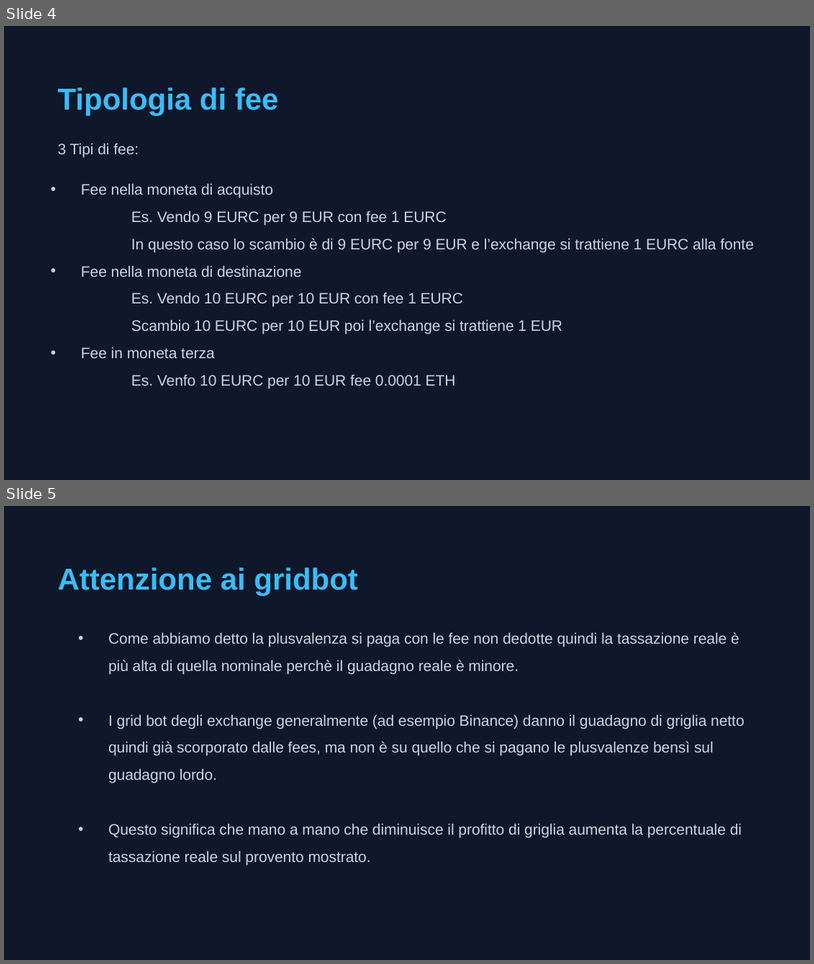
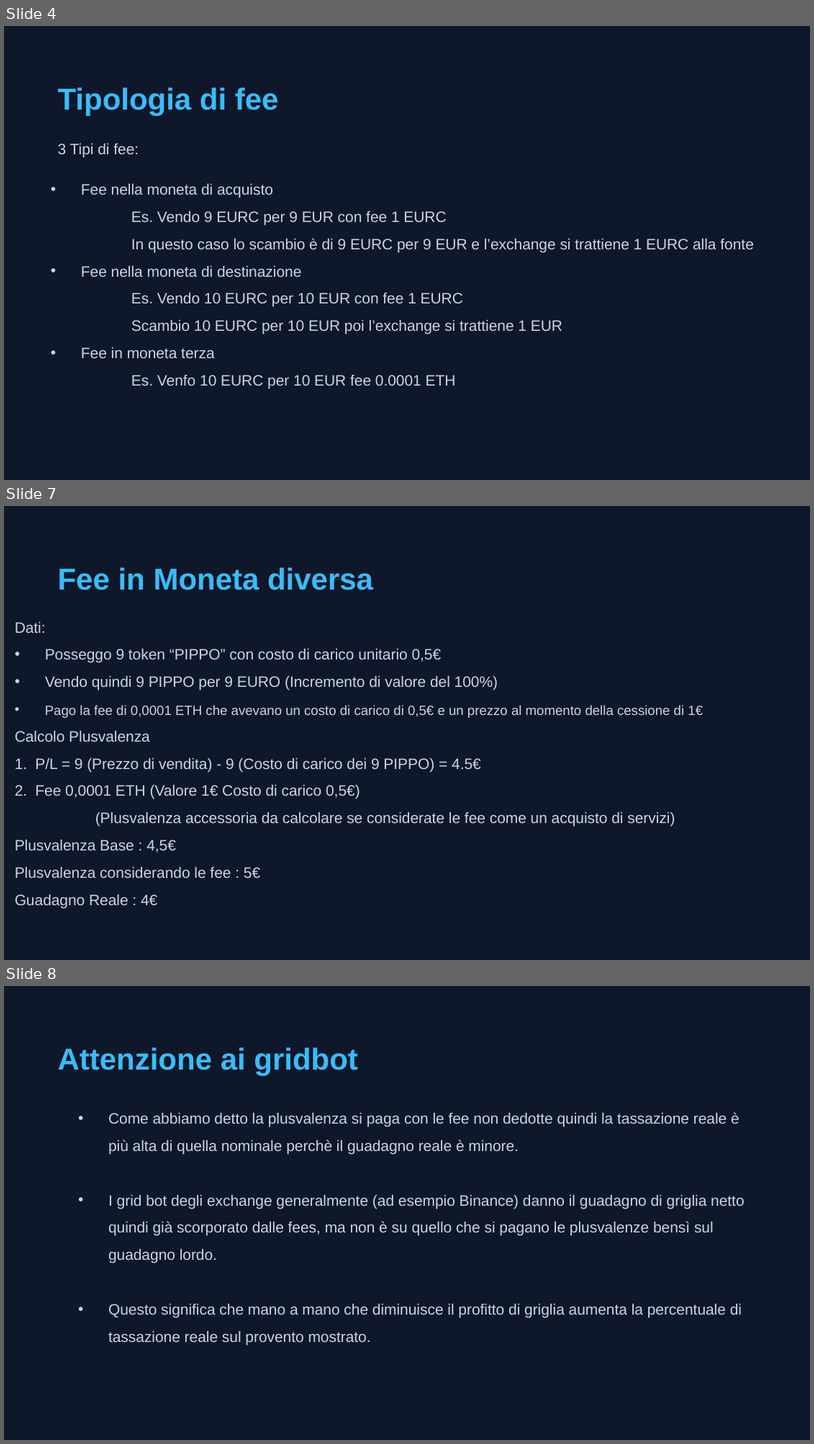
Before and after one commit to Lucapasselli/GiacenzeCrypto, a slide deck: Documentazione/Gestione delle fee.pptx. Shown one above the other, each under a label of ours: slides 4 and 5 before the commit, slides 4, 7 and 8 after it; the slides between them are not shown. The pictures are 814x964 and 814x1444 pixels, drawn with LibreOffice and Linux fonts; fonts in the diff are those of the drawing. Boxes give left, top, right and bottom in pixels: in the first picture for what was removed or moved away, otherwise in the second. Text is boxed around its words. In the diff, an @@ line names an element or a change of style, - is before the commit and + after.

```diff
--- a/Documentazione/Gestione delle fee.pptx
+++ b/Documentazione/Gestione delle fee.pptx
@@ slide 7 added at (x1=4, y1=506, x2=810, y2=960), background #0F172A @@
@@ text added at (x1=58, y1=567, x2=373, y2=590), 27 pt, text #38BDF8, bold @@
+Fee in Moneta diversa
@@ text added at (x1=15, y1=622, x2=703, y2=908), 13.5 pt, text #CBD5E1 @@
+Dati:
+• Posseggo 9 token “PIPPO” con costo di carico unitario 0,5€
+• Vendo quindi 9 PIPPO per 9 EURO (Incremento di valore del 100%)
+• Pago la fee di 0,0001 ETH che avevano un costo di carico di 0,5€ e un prezzo al momento della cessione di 1€
+Calcolo Plusvalenza
+1. P/L = 9 (Prezzo di vendita) - 9 (Costo di carico dei 9 PIPPO) = 4.5€
+2. Fee 0,0001 ETH (Valore 1€ Costo di carico 0,5€)
+(Plusvalenza accessoria da calcolare se considerate le fee come un acquisto di servizi)
+Plusvalenza Base : 4,5€
+Plusvalenza considerando le fee : 5€
+Guadagno Reale : 4€
@@ what was slide 5 is now slide 8 @@
```
Also in this commit, not shown: 2 other slides added, 1 other file.
